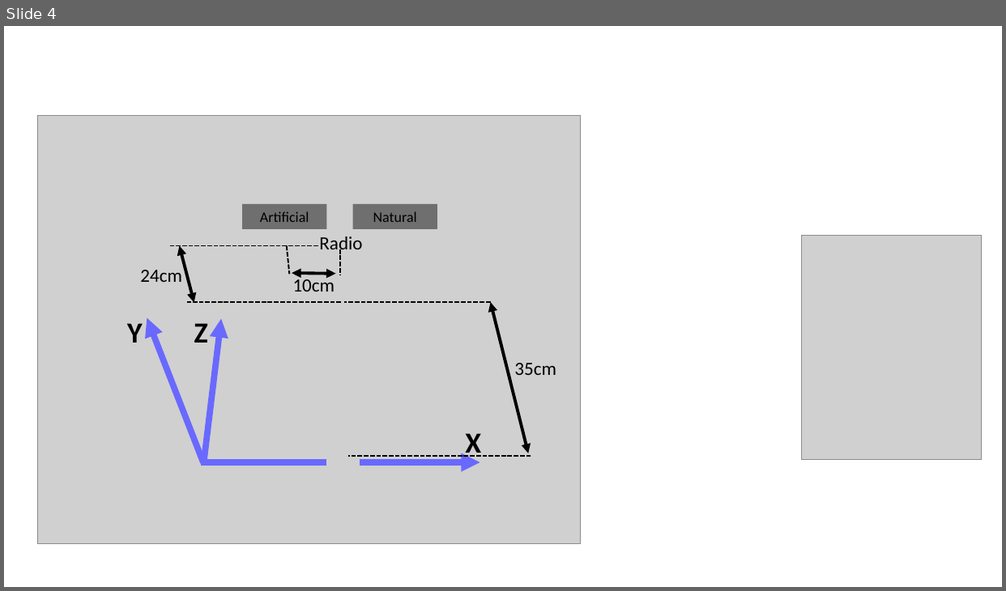
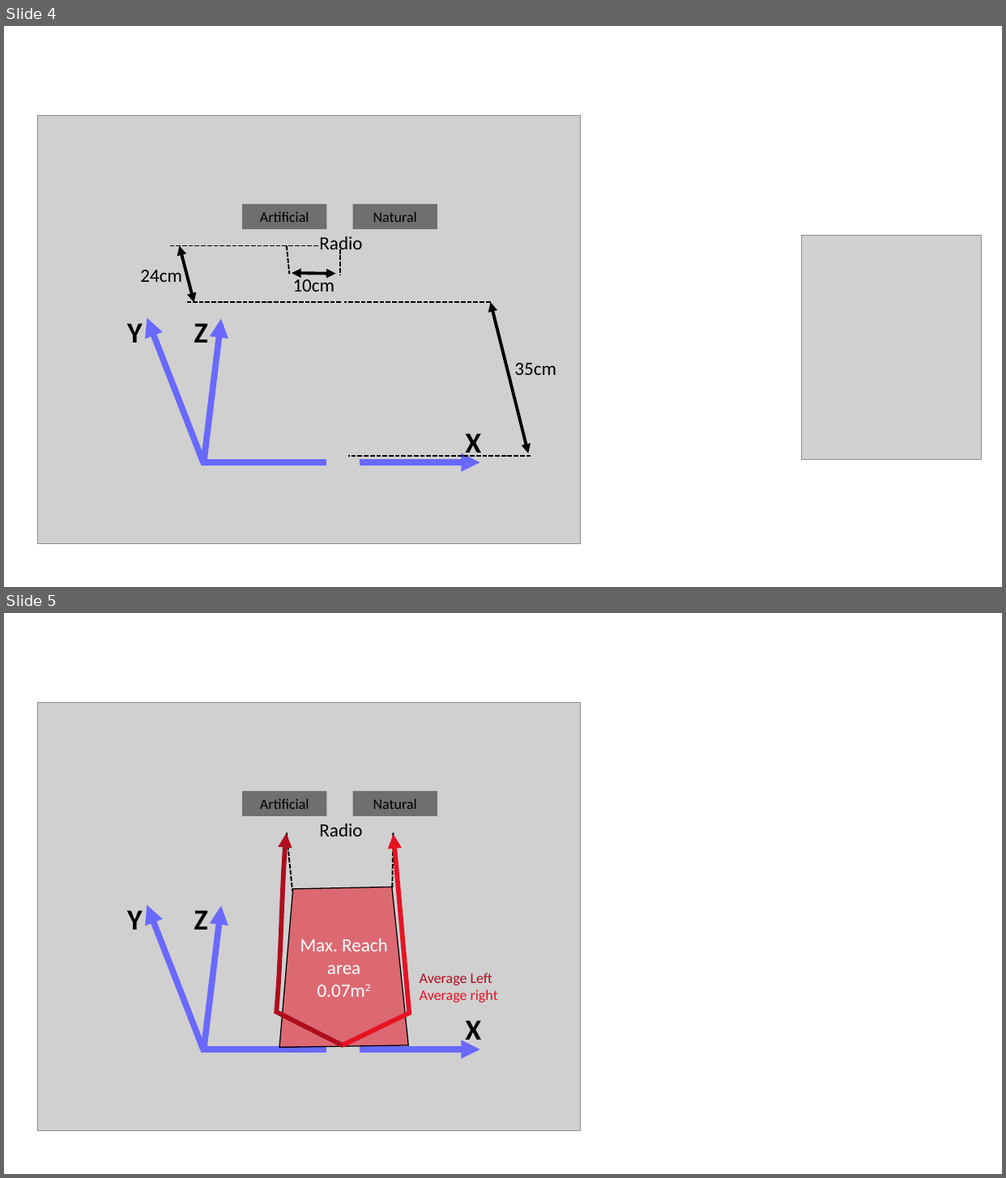
Before and after one commit to khenheller/subliminal_priming_w_motion_capture, a slide deck: presentation/exp birds eye veiw.pptx. Shown one above the other, each under a label of ours: slide 4 before the commit, slides 4 and 5 after it. The pictures are 1006x591 and 1006x1178 pixels, drawn with LibreOffice and Linux fonts; fonts in the diff are those of the drawing; grey boxes stand for pictures. Boxes give left, top, right and bottom in pixels: in the first picture for what was removed or moved away, otherwise in the second. Text is boxed around its words. In the diff, an @@ line names an element or a change of style, - is before the commit and + after.

```diff
--- a/presentation/exp birds eye veiw.pptx
+++ b/presentation/exp birds eye veiw.pptx
@@ slide 5 added at box(4, 613, 1002, 1174), background #FFFFFF @@
@@ rectangle added at box(242, 791, 326, 816), fill #6F6F6F, 14 pt, text #000000 @@
+Artificial
@@ rectangle added at box(353, 791, 437, 816), fill #6F6F6F, 14 pt, text #000000 @@
+Natural
@@ text added at box(319, 824, 362, 837), 18 pt, text #000000 @@
+Radio
@@ freeform shape added at box(276, 834, 343, 1046), outline #AE0E1D 4.5 pt @@
@@ line added from (287, 833) to (292, 892), #000000 1.5 pt dashed @@
@@ freeform shape added at box(343, 835, 409, 1046), outline #E71224 4.5 pt @@
@@ line added from (394, 833) to (393, 889), #000000 1.5 pt dashed @@
@@ freeform shape added at box(279, 887, 408, 1047), fill #E71224 at 54% opacity, outline #000000 1 pt, 18 pt, text #FFFFFF @@
+Max. Reach area
+0.07m2
@@ group added at box(38, 702, 582, 1131): 3 arrows, 3 texts, 1 picture, 1 line @@
+X
+Z
+Y
@@ text added at box(420, 973, 498, 1003), 14 pt, text #E71224 @@
+Average Left
+Average right
```
Also in this commit, not shown: 8 other files.
